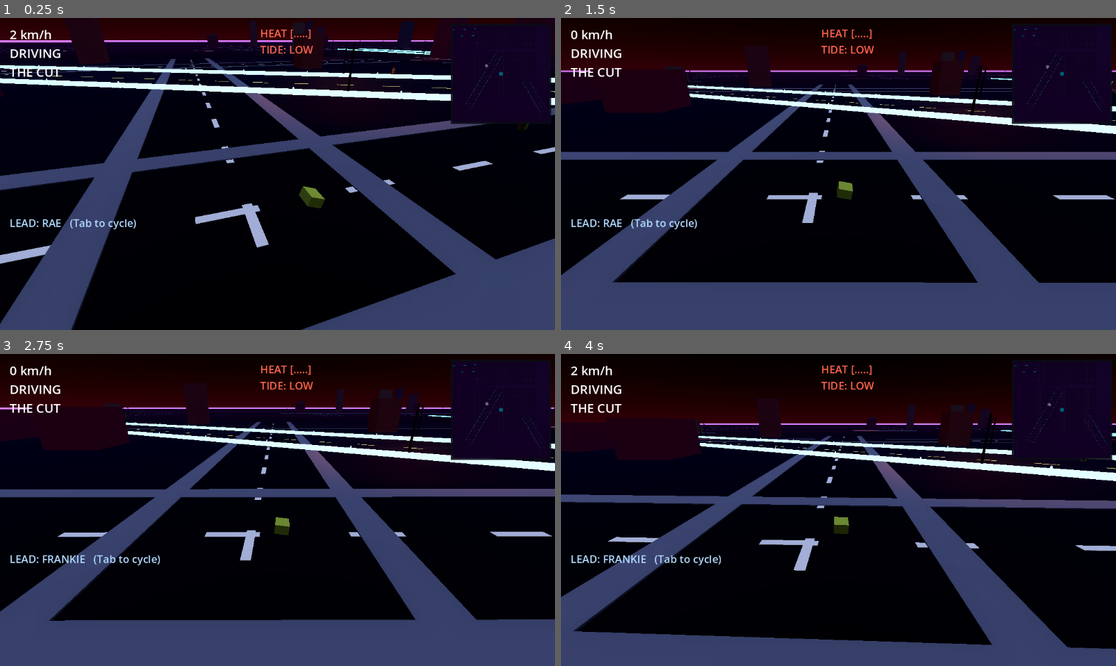
Above: before the commit, frames 1-4 (two rows, left to right).
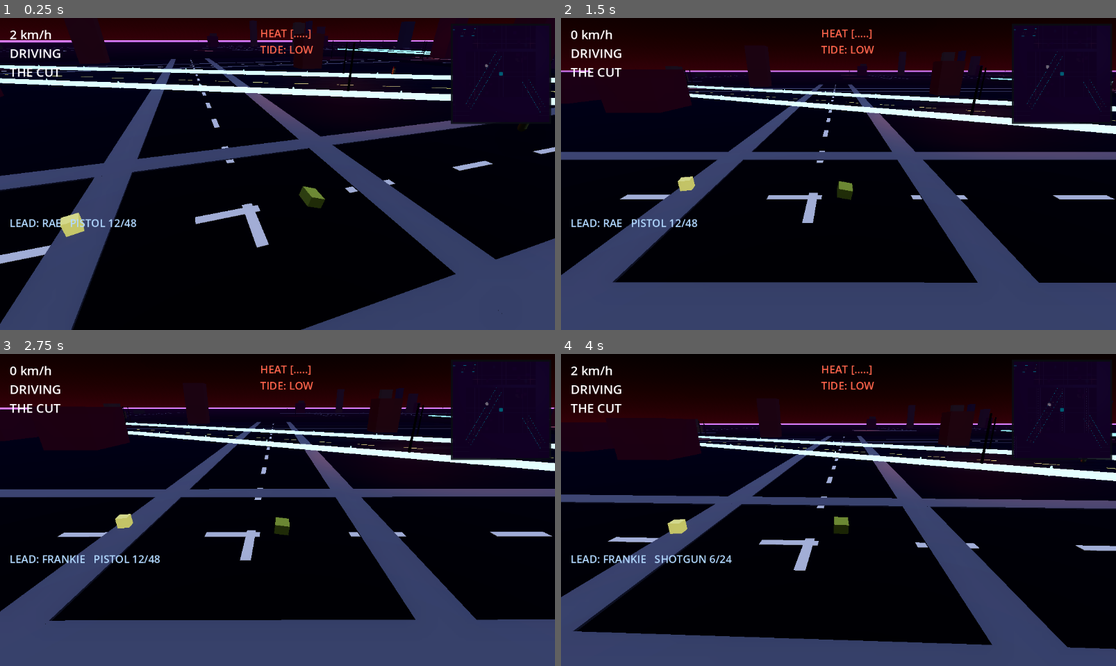
Above: after the commit, the same moments.

Repository: jaimepescht5-svg/Ge-te-Ay
Game: Godot game, scene res://Main.tscn
The game is run twice, just before and just after one commit, with the same random seed, the same clock (stepped at 60 frames per second) and the same inputs.
Inputs:
- Up to frame 1 (0.25 s): no input
- Up to frame 2 (1.5 s): hold D (steer_right) 0.53-1.28 s; hold Shift (run) 0.53-1.28 s; tap F (shoot) at 0.8, 1.35 s; hold S (brake) from 1.28 s (still down)
- Up to frame 3 (2.75 s): tap Tab (switch_lead) at 1.55, 2.1 s; release S (brake) at 2.03 s; hold D (steer_right) from 2.03 s (still down); tap M (mission, bound only after the commit) at 2.3 s
- Up to frame 4 (4 s): release D (steer_right) at 2.78 s; hold W (accel) 2.78-3.53 s; tap M (mission, bound only after the commit) at 2.85 s; tap X (weapon_next, bound only after the commit) at 3.05, 3.6 s; hold A (steer_left) from 3.53 s (still down); tap Z (weapon_prev, bound only after the commit) at 3.8 s

The runs differ from the first frame. In frame 1, 0.4% of the frame differs, in the area x 7-85%, y 9-71%; in frame 2, 0.3%; in frame 3, 0.3%; in frame 4, 0.4%.

Commit message:
feat: multiple weapons (pistol/shotgun/smg/rifle, Z/X cycle, reload, spread, auto-fire, muzzle flash, ammo crates)
Co-Authored-By: Claude Sonnet 4.6 <noreply@anthropic.com>
Claude-Session: https://claude.ai/code/session_01HPYJRFLhoG3ztUohMaskrx

Diff:
--- a/prototype/neon-delta-slice/scripts/main.gd
+++ b/prototype/neon-delta-slice/scripts/main.gd
@@ -150,6 +150,18 @@
 # shooting
 var shots_fired := 0
 
+# weapons (dicts can't be const — use var)
+var weapons := [
+	{"name": "PISTOL",  "damage": 25, "range": 80.0,  "rof": 0.4,  "ammo": 12, "mag": 12, "reserve": 48, "heat": 0.5, "spread": 0.02, "pellets": 1, "auto": false},
+	{"name": "SHOTGUN", "damage": 80, "range": 25.0,  "rof": 0.9,  "ammo": 6,  "mag": 6,  "reserve": 24, "heat": 0.8, "spread": 0.15, "pellets": 6, "auto": false},
+	{"name": "SMG",     "damage": 15, "range": 60.0,  "rof": 0.08, "ammo": 30, "mag": 30, "reserve": 120,"heat": 0.3, "spread": 0.06, "pellets": 1, "auto": true},
+	{"name": "RIFLE",   "damage": 60, "range": 200.0, "rof": 0.6,  "ammo": 8,  "mag": 8,  "reserve": 32, "heat": 0.6, "spread": 0.005,"pellets": 1, "auto": false},
+]
+var weapon_idx := 0
+var fire_cooldown := 0.0
+var f_held := false
+var ammo_crates: Array = []   # {node, timer:float, active:bool}
+
 # traffic (civilian NPC cars)
 var civilians: Array = []   # {car: VehicleBody3D, bot: WaypointBot}
 var civ_palette := [0xff2a6d, 0xffffff, 0xf9f871, 0x05d9e8, 0xc0c0c0, 0x1a2a6b]
@@ -208,6 +220,7 @@
 	_build_traffic()
 	_build_peds()
 	_build_minimap()
+	_build_ammo_crates()
 
 	bot = WaypointBot.new(WP)
 	in_car = true
@@ -941,6 +954,9 @@
 	_action("enter_exit", [KEY_E])
 	_action("shoot", [KEY_F])
 	_action("switch_lead", [KEY_TAB])
+	_action("weapon_prev", [KEY_Z])
+	_action("weapon_next", [KEY_X])
+	_action("mission", [KEY_M])
 
 func _action(name: String, keys: Array) -> void:
 	if not InputMap.has_action(name):
@@ -994,12 +1010,29 @@
 	_update_traffic(delta)
 	_update_peds(delta)
 	_update_telemetry(delta)
+	if fire_cooldown > 0.0:
+		fire_cooldown -= delta
+	_update_ammo_crates(delta)
 	if mode == "selfcheck":
 		_selfcheck_tick(delta)
-	if mode == "play" and Input.is_action_just_pressed("reset"):
-		_respawn_in_car()
-	if mode == "play" and Input.is_action_just_pressed("switch_lead"):
+	if mode == "play":
+		_handle_play_keys()
+
+func _handle_play_keys() -> void:
+	# R: reload on foot, respawn in car
+	if Input.is_action_just_pressed("reset"):
+		if in_car:
+			_respawn_in_car()
+		else:
+			_reload()
+	if Input.is_action_just_pressed("switch_lead"):
 		lead_idx = (lead_idx + 1) % leads.size()
+	if Input.is_action_just_pressed("weapon_prev"):
+		_cycle_weapon(-1)
+	if Input.is_action_just_pressed("weapon_next"):
+		_cycle_weapon(1)
+	if Input.is_action_just_pressed("mission"):
+		_accept_next_mission()
 
 # ----------------------------------------------------------------- tide
 func _update_tide(delta: float) -> void:
@@ -1073,13 +1106,17 @@
 		var want := atan2(v.x, v.z)
 		player_yaw = _lerp_angle(player_yaw, want, TURN_SPEED * delta)
 		player_body.rotation.y = player_yaw
-	if c["fire"]:
+	# auto weapons fire while F held; others on the press edge
+	if _cur_weapon()["auto"]:
+		if c["fire_held"]:
+			_shoot()
+	elif c["fire"]:
 		_shoot()
 
 func _player_foot_controls() -> Dictionary:
 	if mode != "play":
 		# the bot never goes on foot; stay idle
-		return {"move": Vector2.ZERO, "run": false, "fire": false}
+		return {"move": Vector2.ZERO, "run": false, "fire": false, "fire_held": false}
 	var mv := Vector2.ZERO
 	mv.y -= Input.get_action_strength("accel")
 	mv.y += Input.get_action_strength("brake")
@@ -1088,7 +1125,8 @@
 	if mv.length() > 1.0:
 		mv = mv.normalized()
 	return {"move": mv, "run": Input.is_action_pressed("run"),
-			"fire": Input.is_action_just_pressed("shoot")}
+			"fire": Input.is_action_just_pressed("shoot"),
+			"fire_held": Input.is_action_pressed("shoot")}
 
 # ----------------------------------------------------------------- enter / exit
 func _handle_enter_exit() -> void:
@@ -1126,35 +1164,208 @@
 	steer_current = 0.0
 
 # ----------------------------------------------------------------- shooting
+func _cur_weapon() -> Dictionary:
+	return weapons[weapon_idx]
+
+func _cycle_weapon(dir: int) -> void:
+	weapon_idx = (weapon_idx + dir + weapons.size()) % weapons.size()
+
+func _reload() -> void:
+	var w := _cur_weapon()
+	var need: int = w["mag"] - w["ammo"]
+	if need <= 0 or w["reserve"] <= 0:
+		return
+	var take: int = mini(need, w["reserve"])
+	w["ammo"] += take
+	w["reserve"] -= take
+
+# Fire the current weapon (respecting rate-of-fire & ammo). Called when F pressed
+# (or held, for auto weapons).
 func _shoot() -> void:
+	if fire_cooldown > 0.0:
+		return
+	var w := _cur_weapon()
+	if w["ammo"] <= 0:
+		return
+	w["ammo"] -= 1
 	shots_fired += 1
-	var origin := cam.global_position
-	var aim := -cam.global_transform.basis.z
-	var from := origin + aim * 1.0
-	var to := from + aim * GUN_RANGE
-	var space := get_world_3d().direct_space_state
-	var q := PhysicsRayQueryParameters3D.create(from, to)
-	q.exclude = [player_body.get_rid()]
-	var hit := space.intersect_ray(q)
-	var hit_point: Vector3 = to
-	var hit_collider = null
-	if hit.has("position"):
-		hit_point = hit["position"]
-		hit_collider = hit.get("collider")
-	heat = minf(HEAT_MAX, heat + HEAT_PER_SHOT)
-	# a shot that strikes a pedestrian adds extra heat
-	if hit_collider != null and _is_ped(hit_collider):
-		heat = minf(HEAT_MAX, heat + 1.5)
+	fire_cooldown = w["rof"]
+	heat = minf(HEAT_MAX, heat + w["heat"])
 	heat_peak = maxf(heat_peak, heat)
 	heat_clean_timer = 0.0
-	_scatter_peds(hit_point)
-	_spawn_tracer(from, hit_point)
+
+	var origin := cam.global_position
+	var base_aim := -cam.global_transform.basis.z
+	var from := origin + base_aim * 1.0
+	var pellets: int = w["pellets"]
+	var spread: float = w["spread"]
+	var rng_w: float = w["range"]
+	for p in range(pellets):
+		var aim := base_aim
+		if spread > 0.0:
+			aim = (base_aim
+				+ cam.global_transform.basis.x * rng.randf_range(-spread, spread)
+				+ cam.global_transform.basis.y * rng.randf_range(-spread, spread)).normalized()
+		var to := from + aim * rng_w
+		var space := get_world_3d().direct_space_state
+		var q := PhysicsRayQueryParameters3D.create(from, to)
+		q.exclude = [player_body.get_rid()]
+		var hit := space.intersect_ray(q)
+		var hit_point: Vector3 = to
+		var hit_collider = null
+		if hit.has("position"):
+			hit_point = hit["position"]
+			hit_collider = hit.get("collider")
+		if hit_collider != null:
+			if _is_ped(hit_collider):
+				heat = minf(HEAT_MAX, heat + 1.5)
+				_scatter_peds(hit_point)
+			elif _is_pursuer(hit_collider):
+				_hit_pursuer(hit_collider)
+			else:
+				_spawn_impact_spark(hit_point)
+		_scatter_peds(hit_point)
+		_spawn_tracer(from, hit_point)
+	_spawn_muzzle_flash(from)
 
 func _is_ped(node) -> bool:
 	for ped in peds:
 		if ped["body"] == node:
 			return true
 	return false
+
+func _is_pursuer(node) -> bool:
+	return pursuers.has(node)
+
+func _spawn_muzzle_flash(pos: Vector3) -> void:
+	if headless:
+		return
+	var light := OmniLight3D.new()
+	light.light_color = Color(1.0, 0.6, 0.1)
+	light.light_energy = 8.0
+	light.omni_range = 6.0
+	light.position = pos
+	add_child(light)
+	get_tree().create_timer(0.05).timeout.connect(light.queue_free)
+
+func _spawn_impact_spark(pos: Vector3) -> void:
+	if headless:
+		return
+	var light := OmniLight3D.new()
+	light.light_color = Color(1.0, 1.0, 1.0)
+	light.light_energy = 6.0
+	light.omni_range = 3.0
+	light.position = pos
+	add_child(light)
+	get_tree().create_timer(0.05).timeout.connect(light.queue_free)
+
+# Register a hit on a police pursuer; 3 hits destroys it (explosion VFX).
+func _hit_pursuer(cop) -> void:
+	if not is_instance_valid(cop):
+		return
+	var hits: int = cop.get_meta("hits", 0) + 1
+	cop.set_meta("hits", hits)
+	_spawn_impact_spark(cop.global_position + Vector3(0, 1.0, 0))
+	if hits >= 3:
+		_explode_pursuer(cop)
+
+func _explode_pursuer(cop) -> void:
+	if not is_instance_valid(cop):
+		return
+	var pos: Vector3 = cop.global_position
+	pursuers.erase(cop)
+	cop.queue_free()
+	heat = minf(HEAT_MAX, heat + 0.5)
+	heat_peak = maxf(heat_peak, heat)
+	_spawn_explosion(pos)
+
+# Fake explosion: 8 sphere shards fly outward and fade, plus a burst of light.
+func _spawn_explosion(pos: Vector3) -> void:
+	if headless:
+		return
+	var burst := OmniLight3D.new()
+	burst.light_color = Color(1.0, 0.5, 0.1)
+	burst.light_energy = 12.0
+	burst.omni_range = 18.0
+	burst.position = pos + Vector3(0, 1.5, 0)
+	add_child(burst)
+	get_tree().create_timer(0.5).timeout.connect(burst.queue_free)
+	for i in range(8):
+		var shard := MeshInstance3D.new()
+		var sm := SphereMesh.new()
+		sm.radius = 0.5
+		sm.height = 1.0
+		shard.mesh = sm
+		var mat := StandardMaterial3D.new()
+		var c: Color = Color(1.0, 0.5, 0.1) if (i % 2 == 0) else Color(1.0, 0.2, 0.05)
+		mat.albedo_color = c
+		mat.emission_enabled = true
+		mat.emission = c
+		mat.emission_energy_multiplier = 4.0
+		shard.material_override = mat
+		shard.position = pos + Vector3(0, 1.5, 0)
+		add_child(shard)
+		var dir := Vector3(rng.randf_range(-1, 1), rng.randf_range(0.2, 1.0), rng.randf_range(-1, 1)).normalized()
+		var tw := create_tween()
+		tw.set_parallel(true)
+		tw.tween_property(shard, "position", shard.position + dir * 8.0, 1.0)
+		tw.tween_property(shard, "scale", Vector3.ZERO, 1.0)
+		tw.chain().tween_callback(shard.queue_free)
+
+# ----------------------------------------------------------------- ammo crates
+# 20 yellow crates scattered across districts. Walk within 1.5m to refill the
+# current weapon's mag (and top up reserve); the crate respawns after 60s.
+func _build_ammo_crates() -> void:
+	if mode != "play":
+		return
+	var n := 20
+	for i in range(n):
+		var d: Dictionary = DISTRICTS[i % DISTRICTS.size()]
+		var hw: float = d["w"] * 0.5 - 15.0
+		var hd: float = d["d"] * 0.5 - 15.0
+		var x: float = d["cx"] + rng.randf_range(-hw, hw)
+		var z: float = d["cz"] + rng.randf_range(-hd, hd)
+		_spawn_ammo_crate(Vector3(x, 0.5, z))
+
+func _spawn_ammo_crate(pos: Vector3) -> void:
+	var m := MeshInstance3D.new()
+	var bm := BoxMesh.new()
+	bm.size = Vector3(0.6, 0.6, 0.6)
+	m.mesh = bm
+	var mat := StandardMaterial3D.new()
+	mat.albedo_color = _hex(0xf9f871)
+	mat.emission_enabled = true
+	mat.emission = _hex(0xf9f871)
+	mat.emission_energy_multiplier = 0.6
+	m.material_override = mat
+	m.position = pos
+	add_child(m)
+	ammo_crates.append({"node": m, "timer": 0.0, "active": true, "pos": pos})
+
+func _update_ammo_crates(delta: float) -> void:
+	if ammo_crates.is_empty():
+		return
+	var pp := _active_pos()
+	for crate in ammo_crates:
+		var node: MeshInstance3D = crate["node"]
+		if not is_instance_valid(node):
+			continue
+		if crate["active"]:
+			node.rotation.y += delta * 1.2   # slow spin
+			if not in_car:
+				var pos: Vector3 = crate["pos"]
+				if Vector2(pp.x - pos.x, pp.z - pos.z).length() < 1.5:
+					var w := _cur_weapon()
+					w["ammo"] = w["mag"]
+					w["reserve"] += w["mag"]
+					crate["active"] = false
+					crate["timer"] = 0.0
+					node.visible = false
+		else:
+			crate["timer"] += delta
+			if crate["timer"] >= 60.0:
+				crate["active"] = true
+				node.visible = true
 
 func _spawn_tracer(from: Vector3, to: Vector3) -> void:
 	if DisplayServer.get_name() == "headless":
@@ -1551,7 +1762,8 @@
 	for i in range(5):
 		stars += "*" if i < int(round(heat)) else "."
 	hud_right.text = "HEAT [%s]\nTIDE: %s" % [stars, _tide_phase()]
-	hud_bottom.text = "LEAD: %s   (Tab to cycle)" % leads[lead_idx]
+	var w := _cur_weapon()
+	hud_bottom.text = "LEAD: %s   %s %d/%d" % [leads[lead_idx], w["name"], w["ammo"], w["reserve"]]
 
 # ----------------------------------------------------------------- selfcheck
 func _selfcheck_tick(_delta: float) -> void:
@@ -1612,6 +1824,10 @@
 func _check(name: String, ok: bool) -> Dictionary:
 	return {"name": name, "ok": ok}
 
+# ----------------------------------------------------------------- missions (stub; filled in feature 7)
+func _accept_next_mission() -> void:
+	pass
+
 # ----------------------------------------------------------------- utils
 func _lerp_angle(from: float, to: float, weight: float) -> float:
 	return from + _wrap_pi(to - from) * clampf(weight, 0.0, 1.0)
